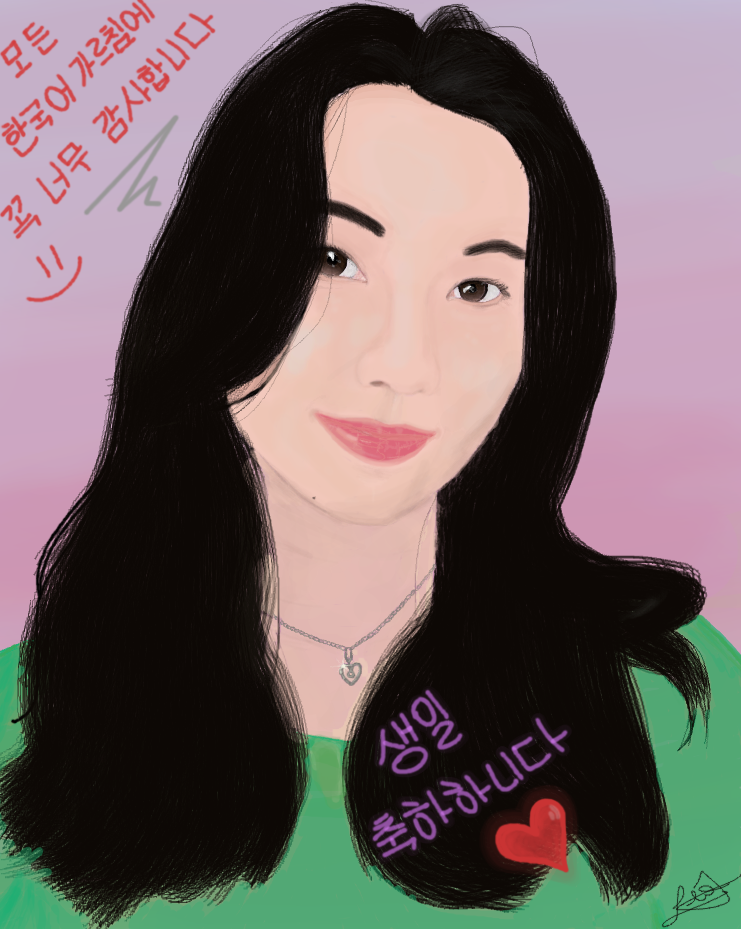
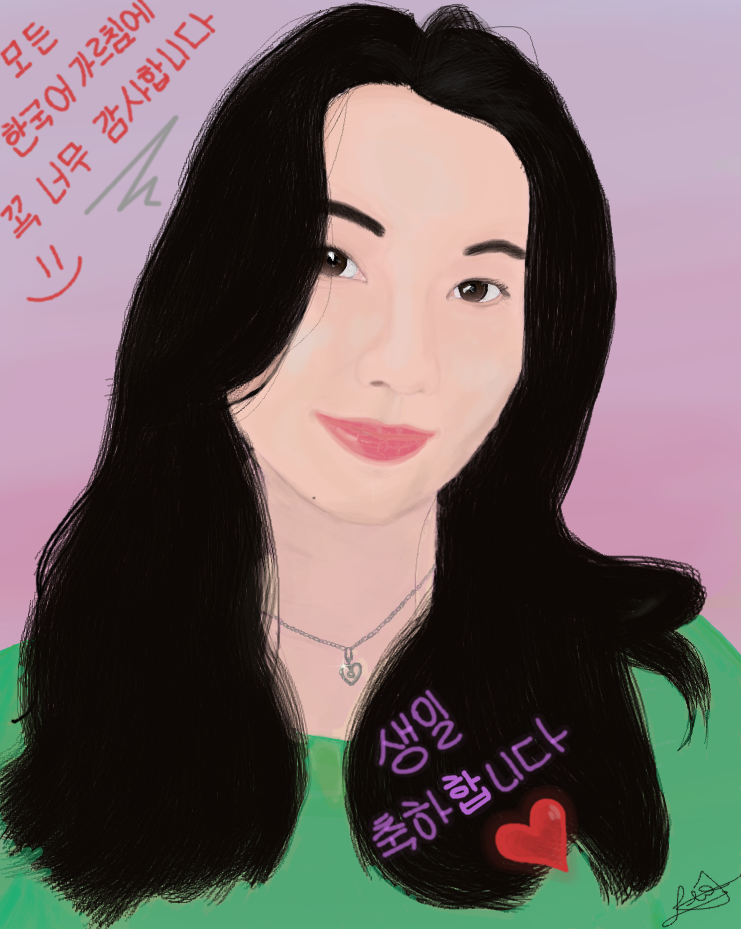
Two versions of the same layered image (w=741, h=929). Layer-by-layer changes:
painted on "congrats" over [435, 767, 495, 818]
